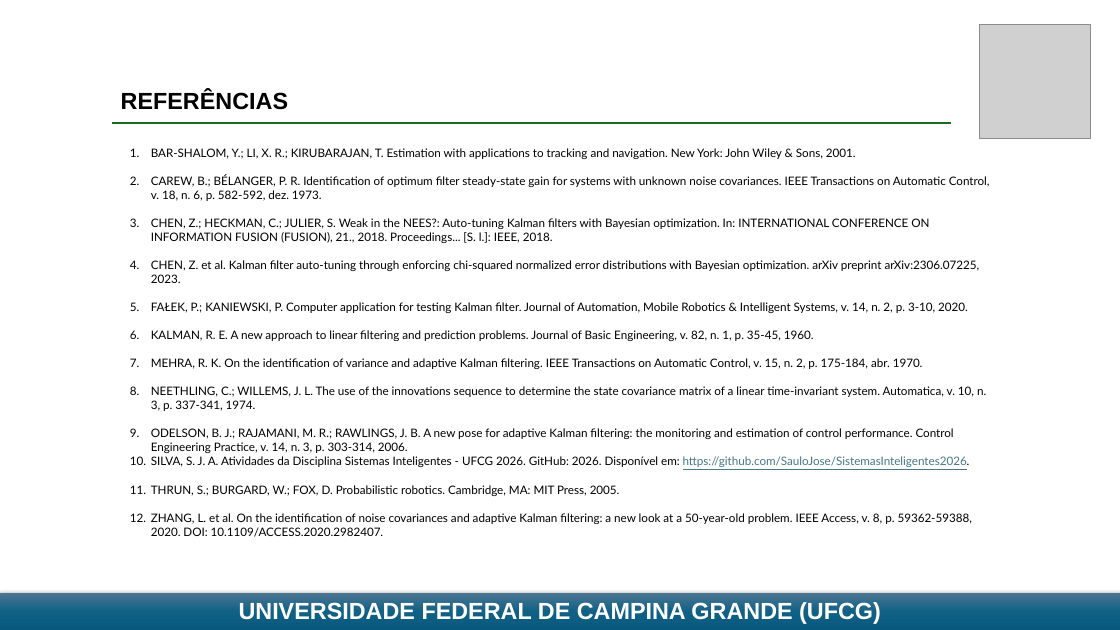
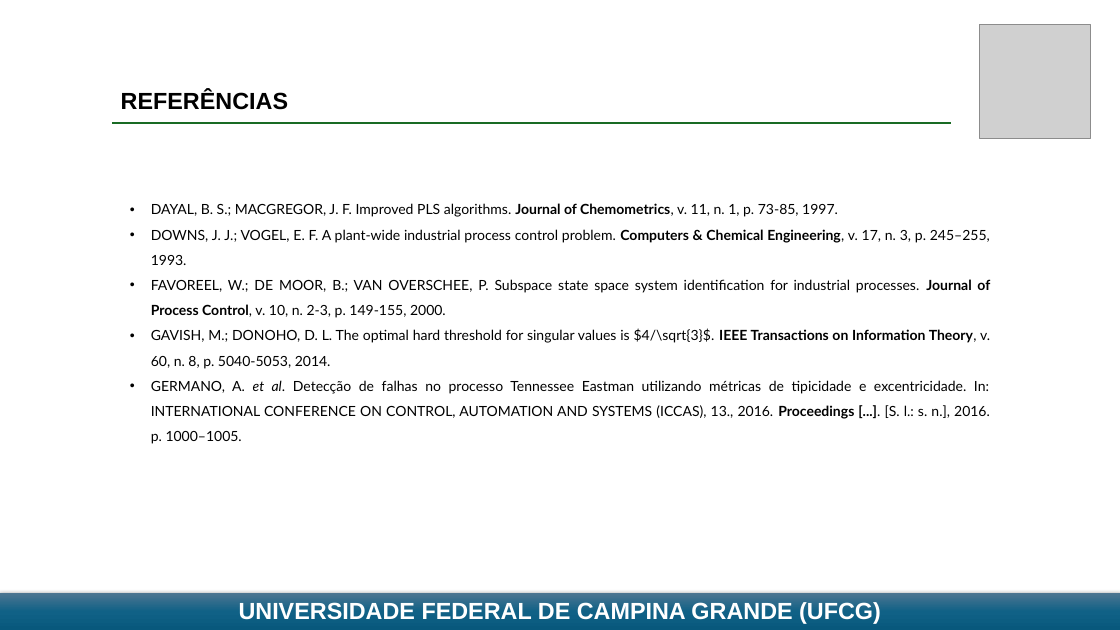
Before and after one commit to SauloJose/SistemasInteligentes2026, a slide deck: slide 22 of Atividade 3 - Identificação de Falhas/Apresentação 3 - FALTAS - Saulo.pptx (slide 8 before the commit). Drawn at 1120x630 pixels with LibreOffice and Linux fonts; fonts in the diff are those of the drawing; grey boxes stand for pictures. Boxes give left, top, right and bottom in pixels: in the first picture for what was removed or moved away, otherwise in the second. Text is boxed around its words. In the diff, an @@ line names an element or a change of style, - is before the commit and + after.

Commit message:
adicionando o Probabilistic AutoEncoder

```diff
--- a/Atividade 3 - Identificação de Falhas/Apresentação 3 - FALTAS - Saulo.pptx
+++ b/Atividade 3 - Identificação de Falhas/Apresentação 3 - FALTAS - Saulo.pptx
@@ text at <box>151,203,990,444</box>: text changed; size 10 to 12 pt @@
-1. BAR-SHALOM, Y.; LI, X. R.; KIRUBARAJAN, T. Estimation with applications to tracking and navigation. New York: John Wiley & Sons, 2001.
-2. CAREW, B.; BÉLANGER, P. R. Identification of optimum filter steady-state gain for systems with unknown noise covariances. IEEE Transactions on Automatic Control, v. 18, n. 6, p. 582-592, dez. 1973.
-3. CHEN, Z.; HECKMAN, C.; JULIER, S. Weak in the NEES?: Auto-tuning Kalman filters with Bayesian optimization. In: INTERNATIONAL CONFERENCE ON INFORMATION FUSION (FUSION), 21., 2018. Proceedings... [S. l.]: IEEE, 2018.
-4. CHEN, Z. et al. Kalman filter auto-tuning through enforcing chi-squared normalized error distributions with Bayesian optimization. arXiv preprint arXiv:2306.07225, 2023.
-5. FAŁEK, P.; KANIEWSKI, P. Computer application for testing Kalman filter. Journal of Automation, Mobile Robotics & Intelligent Systems, v. 14, n. 2, p. 3-10, 2020.
-6. KALMAN, R. E. A new approach to linear filtering and prediction problems. Journal of Basic Engineering, v. 82, n. 1, p. 35-45, 1960.
-7. MEHRA, R. K. On the identification of variance and adaptive Kalman filtering. IEEE Transactions on Automatic Control, v. 15, n. 2, p. 175-184, abr. 1970.
-8. NEETHLING, C.; WILLEMS, J. L. The use of the innovations sequence to determine the state covariance matrix of a linear time-invariant system. Automatica, v. 10, n. 3, p. 337-341, 1974.
-9. ODELSON, B. J.; RAJAMANI, M. R.; RAWLINGS, J. B. A new pose for adaptive Kalman filtering: the monitoring and estimation of control performance. Control Engineering Practice, v. 14, n. 3, p. 303-314, 2006.
-10. SILVA, S. J. A. Atividades da Disciplina Sistemas Inteligentes - UFCG 2026. GitHub: 2026. Disponível em: https://github.com/SauloJose/SistemasInteligentes2026.
-11. THRUN, S.; BURGARD, W.; FOX, D. Probabilistic robotics. Cambridge, MA: MIT Press, 2005.
-12. ZHANG, L. et al. On the identification of noise covariances and adaptive Kalman filtering: a new look at a 50-year-old problem. IEEE Access, v. 8, p. 59362-59388, 2020. DOI: 10.1109/ACCESS.2020.2982407.
+• DAYAL, B. S.; MACGREGOR, J. F. Improved PLS algorithms. Journal of Chemometrics, v. 11, n. 1, p. 73-85, 1997.
+• DOWNS, J. J.; VOGEL, E. F. A plant-wide industrial process control problem. Computers & Chemical Engineering, v. 17, n. 3, p. 245–255, 1993.
+• FAVOREEL, W.; DE MOOR, B.; VAN OVERSCHEE, P. Subspace state space system identification for industrial processes. Journal of Process Control, v. 10, n. 2-3, p. 149-155, 2000.
+• GAVISH, M.; DONOHO, D. L. The optimal hard threshold for singular values is $4/\sqrt{3}$. IEEE Transactions on Information Theory, v. 60, n. 8, p. 5040-5053, 2014.
+• GERMANO, A. et al. Detecção de falhas no processo Tennessee Eastman utilizando métricas de tipicidade e excentricidade. In: INTERNATIONAL CONFERENCE ON CONTROL, AUTOMATION AND SYSTEMS (ICCAS), 13., 2016. Proceedings [...]. [S. l.: s. n.], 2016. p. 1000–1005.
```
Also in this commit, not shown: 7 other slides changed, 15 slides added, 7 other files.
